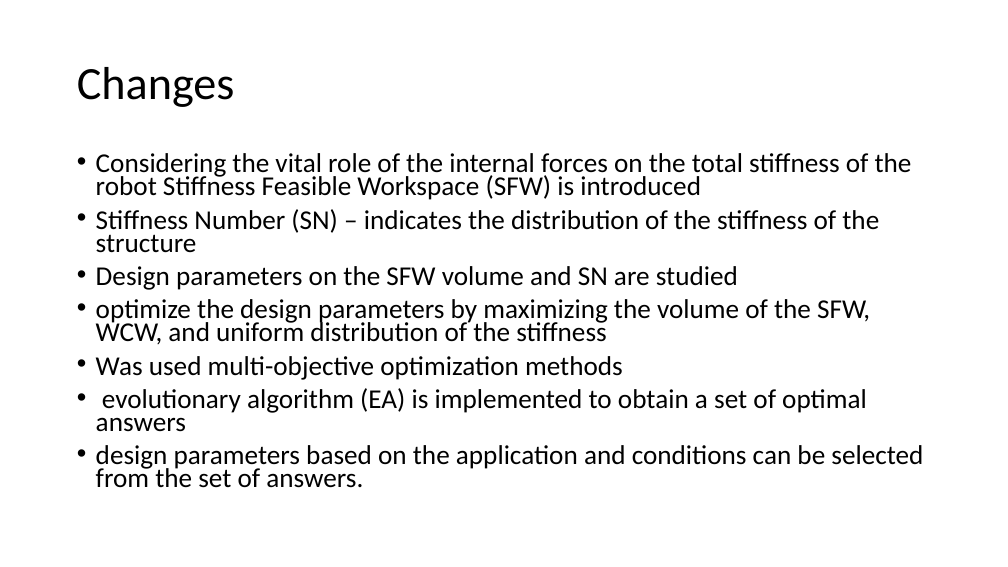
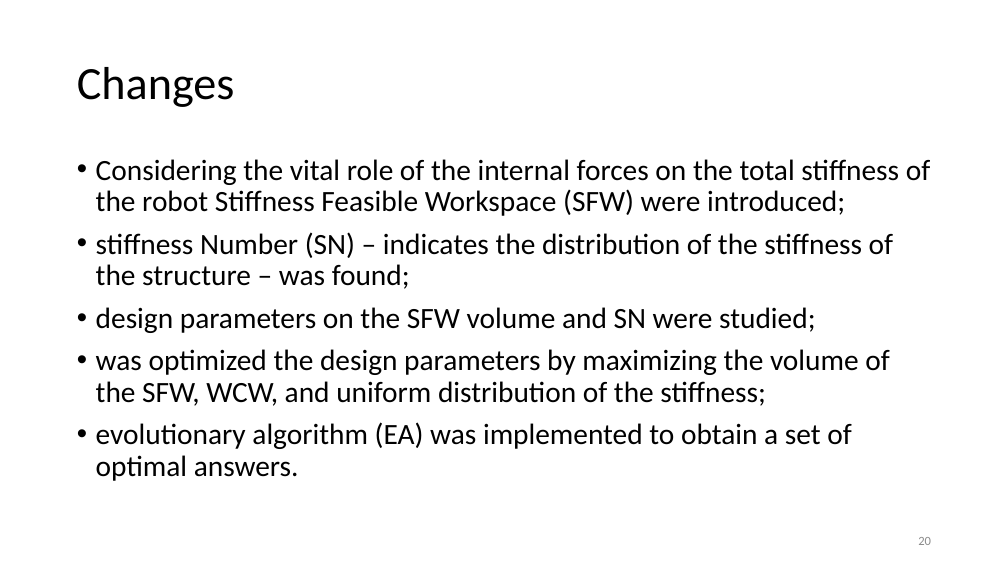
Before and after one commit to UralmashFox/VJM_MSA, a slide deck: slide 20 of paper.pptx (slide 21 before the commit). Drawn at 1008x567 pixels with LibreOffice and Linux fonts; fonts in the diff are those of the drawing. Boxes give left, top, right and bottom in pixels: in the first picture for what was removed or moved away, otherwise in the second. Text is boxed around its words. In the diff, an @@ line names an element or a change of style, - is before the commit and + after.

```diff
--- a/paper.pptx
+++ b/paper.pptx
@@ text at (96, 159, 930, 481): text changed; size 25.9 to 28 pt @@
-• Considering the vital role of the internal forces on the total stiffness of the robot Stiffness Feasible Workspace (SFW) is introduced
-• Stiffness Number (SN) – indicates the distribution of the stiffness of the structure
-• Design parameters on the SFW volume and SN are studied
-• optimize the design parameters by maximizing the volume of the SFW, WCW, and uniform distribution of the stiffness
-• Was used multi-objective optimization methods
-• evolutionary algorithm (EA) is implemented to obtain a set of optimal answers
-• design parameters based on the application and conditions can be selected from the set of answers.
+• Considering the vital role of the internal forces on the total stiffness of the robot Stiffness Feasible Workspace (SFW) were introduced;
+• stiffness Number (SN) – indicates the distribution of the stiffness of the structure – was found;
+• design parameters on the SFW volume and SN were studied;
+• was optimized the design parameters by maximizing the volume of the SFW, WCW, and uniform distribution of the stiffness;
+• evolutionary algorithm (EA) was implemented to obtain a set of optimal answers.
@@ page number added at (918, 537, 931, 545), 12 pt, text #8C8C8C @@
+20
```
Also in this commit, not shown: 19 other slides changed, 1 slide added, 1 slide removed, 1 other file.
